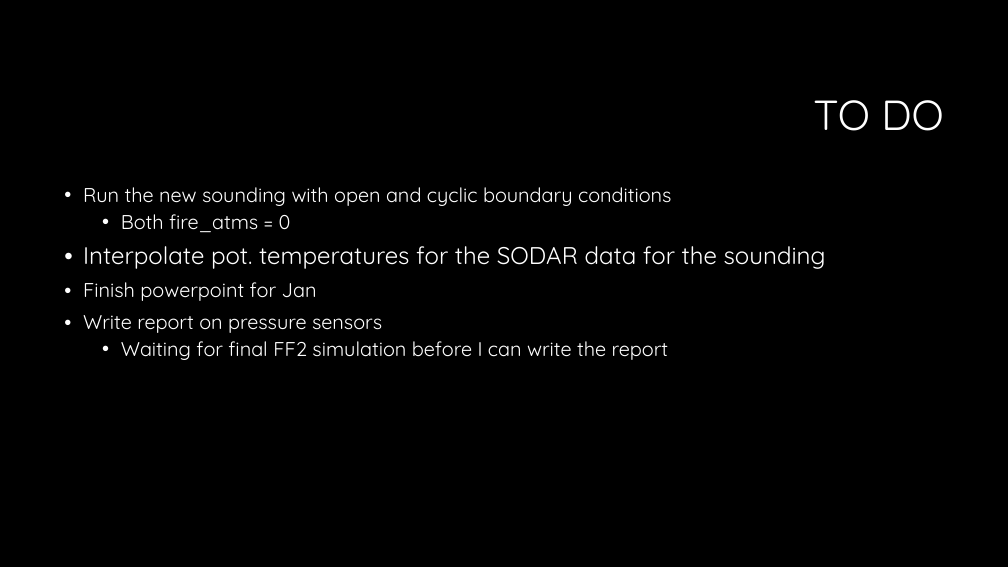
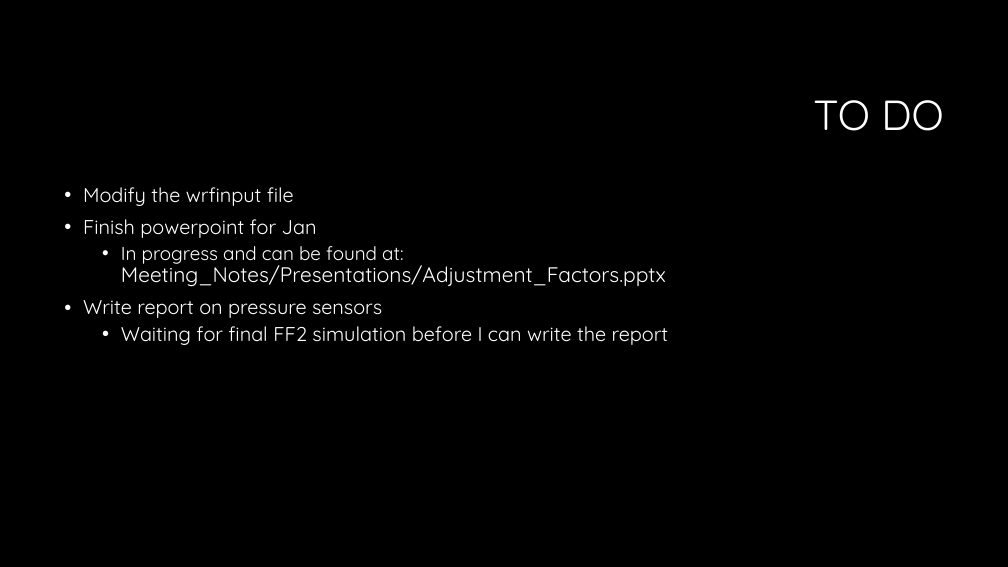
Before and after one commit to Jeremy-Benik/Meeting_Notes, a slide deck: slide 8 of 08262022_Presentation.pptx (slide 6 before the commit). Drawn at 1008x567 pixels with LibreOffice and Linux fonts; fonts in the diff are those of the drawing; background and template pictures are left out. Boxes give left, top, right and bottom in pixels: in the first picture for what was removed or moved away, otherwise in the second. Text is boxed around its words. In the diff, an @@ line names an element or a change of style, - is before the commit and + after.

```diff
--- a/08262022_Presentation.pptx
+++ b/08262022_Presentation.pptx
@@ text at [83,187,294,206]: text changed @@
-• Run the new sounding with open and cyclic boundary conditions
-  • Both fire_atms = 0
-• Interpolate pot. temperatures for the SODAR data for the sounding
+• Modify the wrfinput file
@@ text at [121,246,666,287]: paragraph added @@
+  • In progress and can be found at: Meeting_Notes/Presentations/Adjustment_Factors.pptx
```
Also in this commit, not shown: 2 other slides changed, 4 slides added, 1 slide removed.
